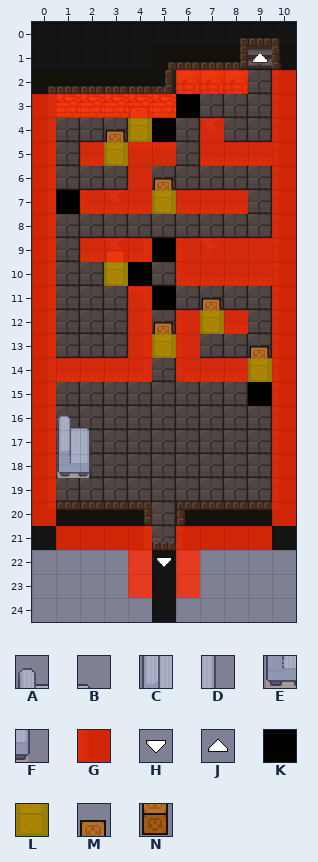
Two versions of a level (Tiled map, Output/Assets/Maps/dungeon_2.tmx). That is the earlier state.
Cells are 32x32 px. Shown: x 0..10, y 0..24.
Key: from "basement_32x32": A 73, B 74, C 89, D 90, E 105, F 106; from "collisions": G 0, H 2, J 3, K 6, L 7; from "fungus_cave": M 232, N 240.
_ is an empty cell.
Layers that did not change in this view are not listed.
Layer "down_objects" before, first column x 0:
 0 ___________
 1 ___________
 2 ___________
 3 ____M______
 4 ___MN______
 5 ___N_______
 6 _____M_____
 7 _____N_____
 8 ___________
 9 ___M_______
10 ___N_______
11 _______M___
12 _____M_N___
13 _____N___M_
14 _________N_
15 ___________
16 _AB________
17 _CD________
18 _EF________
19 ___________
20 ___________
21 ___________
22 ___________
23 ___________
24 ___________
Layer "collisions" before, first column x 0:
 0 ___________
 1 _________J_
 2 ______GGG_G
 3 GGGGGGK___G
 4 G___LK_G__G
 5 G_GLGG_GGGG
 6 G___G_____G
 7 GKGGGLGGG_G
 8 G_________G
 9 G_GGGKGGGGG
10 G__LK_GGGGG
11 G___GK____G
12 G___G_GLG_G
13 G___GLG___G
14 GGGGG_GGGLG
15 G________KG
16 G_________G
17 G_________G
18 G_________G
19 G_________G
20 G_________G
21 _GGGG_GGGG_
22 ____GHG____
23 ____G_G____
24 ___________
After the commit:
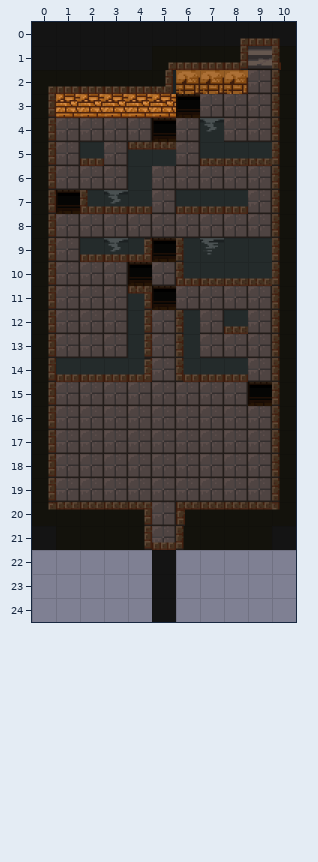
See-through tiles are keyed as they look on the map.
Change:
Changed rows in their new state; . is an unchanged cell.
Layer "down_objects" (now hidden):
first column x 1:
 3 ..._.....
 4 ..__.....
 5 .._......
 6 ...._....
 7 ...._....
 9 .._......
10 .._......
11 ......_..
12 ...._._..
13 ...._..._
14 ........_
16 __.......
17 __.......
18 __.......
Layer "collisions" (now hidden):
first column x 0:
 1 ........._.
 2 ......___._
 3 _______..._
 4 _...__._.._
 5 _.____.____
 6 _..._....._
 7 _________._
 8 _........._
 9 _._________
10 _..__._____
11 _...__...._
12 _..._.___._
13 _...___..._
14 _____._____
15 _........__
16 _........._
17 _........._
18 _........._
19 _........._
20 _........._
21 .____.____.
22 ....___....
23 ...._._....
Pixel boxes of the changes (left, top, right, bottom) in both pictures:
removed: (32, 53, 296, 598)
